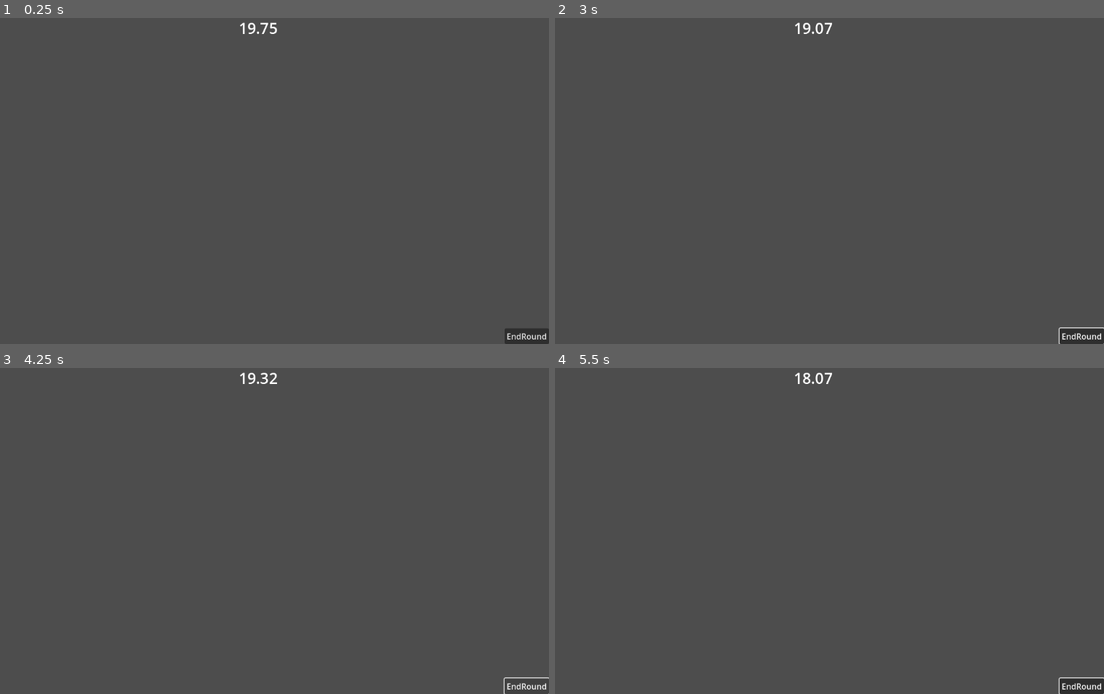
Above: before the commit, frames 1-4 (two rows, left to right).
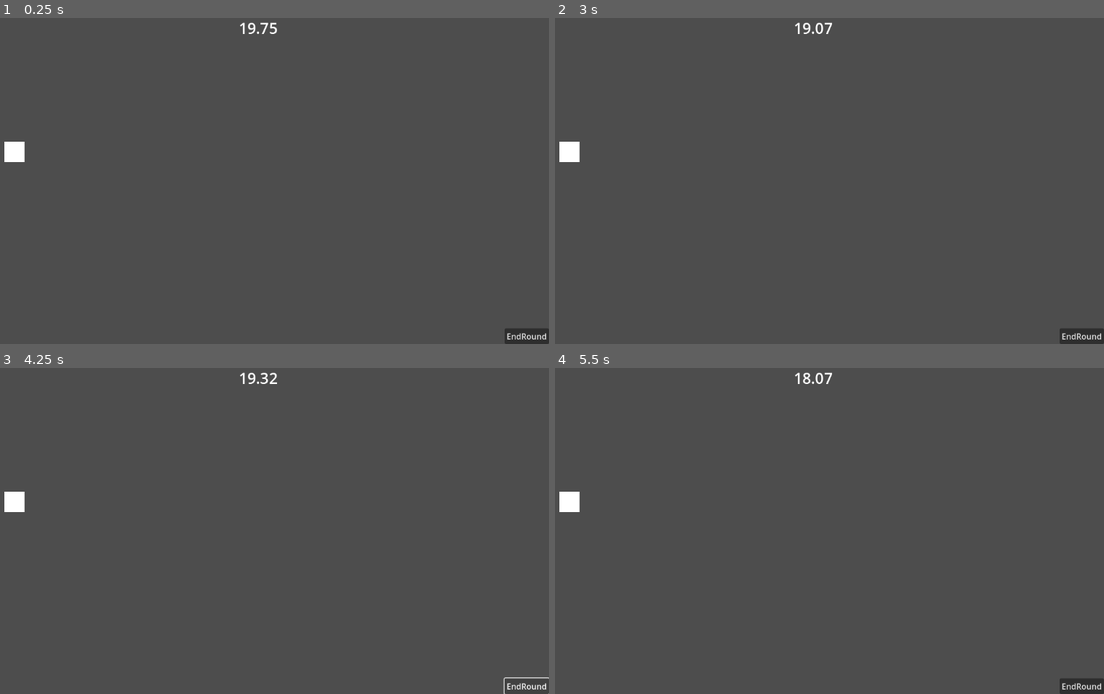
Above: after the commit, the same moments.

Repository: Logan-Flash/Chefs-Up
Game: Godot game, scene res://game_scene.tscn
The game is run twice, just before and just after one commit, with the same random seed, the same clock (stepped at 60 frames per second) and the same inputs.
Inputs (mouse positions are in pixels of both pictures, inside the frame that each line leads up to):
- Up to frame 1 (0.25 s): no input
- Up to frame 2 (3 s): click (571, 151) at 0.52 s; click "EndRound" at 1.25 s; click "EndRound" at 2 s; click (571, 151) at 2.77 s
- Up to frame 3 (4.25 s): click "EndRound" at 3.5 s
- Up to frame 4 (5.5 s): click (571, 501) at 4.27 s; move the mouse to (939, 514) at 5.02 s

The runs differ from the first frame. In frame 1, 0.2% of the frame differs, in the area x 0-5%, y 37-45%; in frame 2, 0.3%, in the area x 0-100%, y 37-100%; in frame 3, 0.2%; in frame 4, 0.3%.

Commit message:
Movable Object
Used buttons to make moveable objects. Fixed issues in last version. Item works functionally but does not resemble any items that will be in the final game

Diff:
--- a/game_scene.tscn
+++ b/game_scene.tscn
@@ -1,8 +1,9 @@
-[gd_scene load_steps=4 format=3 uid="uid://c6kj0lq58fq42"]
+[gd_scene load_steps=5 format=3 uid="uid://c6kj0lq58fq42"]
 
 [ext_resource type="Script" path="res://main.gd" id="1_4blbw"]
 [ext_resource type="Script" path="res://order.gd" id="2_kdm0w"]
 [ext_resource type="PackedScene" uid="uid://cgaaobirgujxk" path="res://round_timer.tscn" id="3_2dcb2"]
+[ext_resource type="PackedScene" uid="uid://bqkr6lg28uv5f" path="res://item.tscn" id="4_hmxck"]
 
 [node name="GameScene" type="Node"]
 script = ExtResource("1_4blbw")
@@ -53,3 +54,6 @@
 grow_horizontal = 0
 size_flags_horizontal = 4
 horizontal_alignment = 1
+
+[node name="Item" parent="." instance=ExtResource("4_hmxck")]
+position = Vector2(92, 267)
--- /dev/null
+++ b/item.gd
@@ -0,0 +1,25 @@
+extends Node2D
+
+var in_holder = true
+var holder_position = Vector2(92, 267) #Type in script from values of the transform
+var dragging = false
+var offset = Vector2(0,0)
+
+# Called every frame. 'delta' is the elapsed time since the previous frame.
+func _process(delta: float) -> void:
+	if dragging:
+		position = get_global_mouse_position() - offset
+
+
+func _on_button_button_down() -> void:
+	if in_holder:
+		var new_item = load("res://item.tscn").instantiate()
+		add_sibling(new_item)
+		new_item.position = new_item.holder_position
+		in_holder = false
+	dragging = true
+	offset = get_global_mouse_position() - global_position
+
+
+func _on_button_button_up() -> void:
+	dragging = false
--- /dev/null
+++ b/item.tscn
@@ -0,0 +1,22 @@
+[gd_scene load_steps=3 format=3 uid="uid://bqkr6lg28uv5f"]
+
+[ext_resource type="Script" path="res://item.gd" id="1_qtw7p"]
+
+[sub_resource type="CanvasTexture" id="CanvasTexture_awvmo"]
+
+[node name="Item" type="Node2D"]
+script = ExtResource("1_qtw7p")
+
+[node name="Sprite2D" type="Sprite2D" parent="."]
+scale = Vector2(40, 40)
+texture = SubResource("CanvasTexture_awvmo")
+
+[node name="Button" type="Button" parent="."]
+self_modulate = Color(1, 1, 1, 0)
+offset_left = -20.0
+offset_top = -20.0
+offset_right = 20.0
+offset_bottom = 20.0
+
+[connection signal="button_down" from="Button" to="." method="_on_button_button_down"]
+[connection signal="button_up" from="Button" to="." method="_on_button_button_up"]
